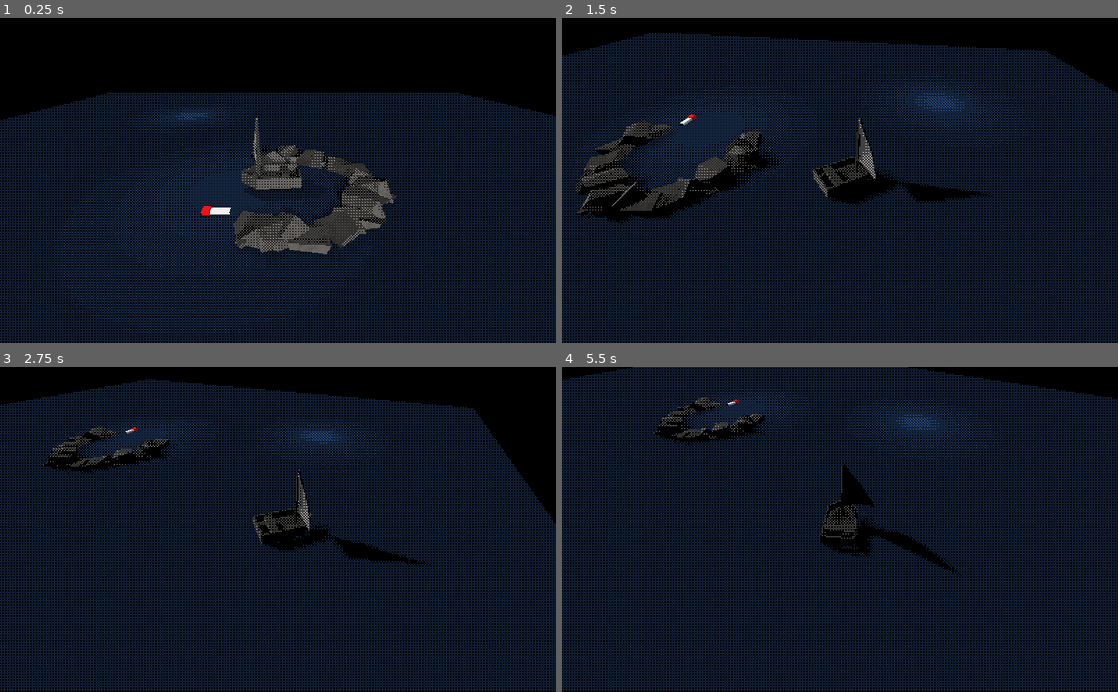
Above: before the commit, frames 1-4 (two rows, left to right).
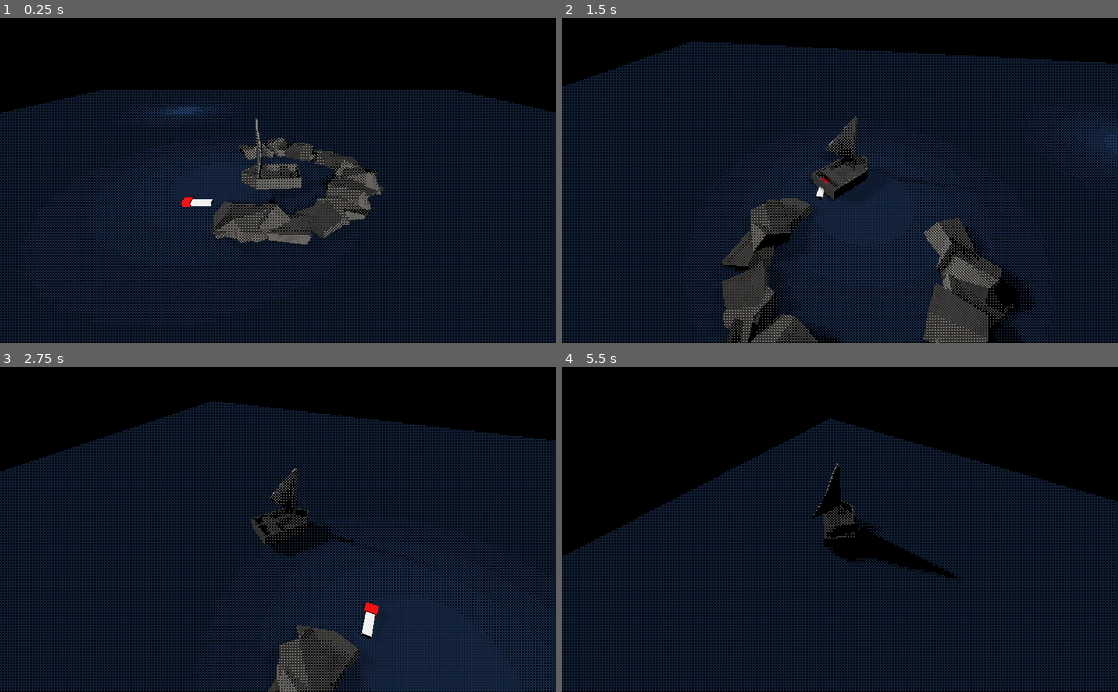
Above: after the commit, the same moments.

Repository: creikey/sailing
Game: Godot game, scene res://Main.tscn
Same seed, same stepped clock (60 frames per second), same inputs: the game is played once before the commit and once after it. The engine's default icon, where the game draws it, is replaced by a stand-in: a white triangle on a blue panel in a dark square.
Inputs (mouse positions are in pixels of both pictures, inside the frame that each line leads up to):
- Up to frame 1 (0.25 s): no input
- Up to frame 2 (1.5 s): tap Enter at 0.5 s; move the mouse to (962, 164) at 0.52 s; hold D (g_right) 0.53-1.28 s; hold Ctrl (g_pull_sail, bound only after the commit) 0.53-1.28 s; click (962, 164) at 0.67 s; move the mouse to (812, 180) at 1.27 s; hold A (g_left) from 1.28 s (still down); tap Mouse wheel up (g_zoom_in) at 1.35 s
- Up to frame 3 (2.75 s): tap Ctrl (g_pull_sail, bound only after the commit) at 1.55, 2.3 s; move the mouse to (289, 523) at 2.02 s; release A (g_left) at 2.03 s; hold D (g_right) from 2.03 s (still down); hold Mouse wheel down (g_zoom_out) from 2.03 s (still down)
- Up to frame 4 (5.5 s): move the mouse to (834, 536) at 2.77 s; release Mouse wheel down (g_zoom_out) at 2.78 s; tap Ctrl (g_pull_sail, bound only after the commit) at 2.85, 4.55, 5.3 s; click (834, 536) at 2.92 s; move the mouse to (878, 532) at 3.52 s; release D (g_right) at 3.53 s; hold Ctrl (g_pull_sail, bound only after the commit) 3.53-4.28 s; hold A (g_left) from 3.53 s (still down); move the mouse to (795, 526) at 4.27 s; tap Mouse wheel up (g_zoom_in) at 4.35 s; move the mouse to (845, 529) at 5.02 s; hold Mouse wheel down (g_zoom_out) from 5.03 s (still down); click (845, 529) at 5.17 s

The runs differ from the first frame. In frame 1, 2.9% of the frame differs, in the area x 0-100%, y 22-97%; in frame 2, 9.4%, in the area x 0-100%, y 4-100%; in frame 3, 7.5%; in frame 4, 6.2%.

Commit message:
Uncamelcase sailboat and continue WIP keel friction

Diff:
--- a/src/Main.tscn
+++ b/src/Main.tscn
@@ -3,7 +3,7 @@
 [ext_resource path="res://PlaneSteppedShading.tres" type="Material" id=1]
 [ext_resource path="res://Sailboat.tscn" type="PackedScene" id=2]
 [ext_resource path="res://CameraPivot.gd" type="Script" id=3]
-[ext_resource path="res://SailBoat.gd" type="Script" id=4]
+[ext_resource path="res://Sailboat.gd" type="Script" id=4]
 [ext_resource path="res://LanternLight.gd" type="Script" id=5]
 [ext_resource path="res://WindDirectionIndicator.gd" type="Script" id=6]
 [ext_resource path="res://Rocks.tscn" type="PackedScene" id=7]
@@ -66,7 +66,7 @@
 [node name="CameraPivot" type="Spatial" parent="."]
 transform = Transform( 1, 0, 0, 0, 0.87224, 0.489078, 0, -0.489078, 0.87224, 0, 0, 0 )
 script = ExtResource( 3 )
-look_at_path = NodePath("../SailBoat/CameraTarget")
+look_at_path = NodePath("../Sailboat/CameraTarget")
 
 [node name="Camera" type="Camera" parent="CameraPivot"]
 transform = Transform( 1, 0, 0, 0, 1, 0, 0, 0, 1, 0, 0, 20 )
@@ -147,44 +147,44 @@
 [node name="Rock4" parent="Rocks/RockGroup5" instance=ExtResource( 7 )]
 transform = Transform( -0.833498, -0.016655, 0.552271, 0.190223, -0.94709, 0.258527, 0.518744, 0.320537, 0.792566, 6.87302, -0.0241094, 0.272573 )
 
-[node name="SailBoat" type="KinematicBody" parent="."]
+[node name="Sailboat" type="KinematicBody" parent="."]
 transform = Transform( -0.997971, 0, -0.0636615, 0, 1, 0, 0.0636615, 0, -0.997971, 0, 1.09005, 0 )
 script = ExtResource( 4 )
 
-[node name="CollisionShape" type="CollisionShape" parent="SailBoat"]
+[node name="CollisionShape" type="CollisionShape" parent="Sailboat"]
 transform = Transform( 1, 0, -2.98023e-08, 0, 1, 0, 2.98023e-08, 0, 1, 0, 0, 0 )
+shape = SubResource( 4 )
+
+[node name="CollisionShape2" type="CollisionShape" parent="Sailboat"]
+transform = Transform( 1, 0, -2.98023e-08, 0, 1, 0, 2.98023e-08, 0, 1, 1.883, 0, 0 )
 shape = SubResource( 5 )
-
-[node name="CollisionShape2" type="CollisionShape" parent="SailBoat"]
-transform = Transform( 1, 0, -2.98023e-08, 0, 1, 0, 2.98023e-08, 0, 1, 1.883, 0, 0 )
-shape = SubResource( 9 )
 disabled = true
 
-[node name="CollisionShape3" type="CollisionShape" parent="SailBoat"]
+[node name="CollisionShape3" type="CollisionShape" parent="Sailboat"]
 transform = Transform( 1, 0, -2.98023e-08, 0, 1, 0, 2.98023e-08, 0, 1, 2.618, 0, 0 )
-shape = SubResource( 10 )
+shape = SubResource( 6 )
 disabled = true
 
-[node name="SailBoatMesh" parent="SailBoat" instance=ExtResource( 2 )]
+[node name="SailboatMesh" parent="Sailboat" instance=ExtResource( 2 )]
 transform = Transform( 1, 0, 0, 0, 1, 0, 0, 0, 1, 0, 0.462857, 0 )
 
-[node name="CameraTarget" type="Spatial" parent="SailBoat"]
+[node name="CameraTarget" type="Spatial" parent="Sailboat"]
 
-[node name="RudderPosition" type="Position3D" parent="SailBoat"]
+[node name="RudderPosition" type="Position3D" parent="Sailboat"]
 transform = Transform( 1, 0, 0, 0, 1, 0, 0, 0, 1, -1.9906, 0, -0.126982 )
 
-[node name="BuoyancyPoints" type="Spatial" parent="SailBoat"]
+[node name="BuoyancyPoints" type="Spatial" parent="Sailboat"]
 
 [node name="WindDirectionIndicator" type="MeshInstance" parent="."]
 transform = Transform( 1, 0, 0, 0, 1, 0, 0, 0, 1, -6.11904, 0, 3.47717 )
-mesh = SubResource( 6 )
+mesh = SubResource( 7 )
 material/0 = null
 script = ExtResource( 6 )
 
 [node name="MeshInstance" type="MeshInstance" parent="WindDirectionIndicator"]
 transform = Transform( 1, 0, 0, 0, 1, 0, 0, 0, 1, -0.767219, 0, 0 )
-material_override = SubResource( 7 )
-mesh = SubResource( 8 )
+material_override = SubResource( 8 )
+mesh = SubResource( 9 )
 material/0 = null
 
 [node name="DirectionalLight" type="DirectionalLight" parent="."]
--- a/src/SailBoatMesh.gd
+++ b/src/SailBoatMesh.gd
@@ -7,12 +7,16 @@
 var wind_influence: float = 0.5
 
 func set_sail_angle(new_sail_angle):
-	sail_angle = clamp(new_sail_angle, -PI/2.0, PI/2.0)
+#	sail_angle = clamp(new_sail_angle, -PI/2.0, PI/2.0)
+	sail_angle = new_sail_angle
 	if has_node("Mast"):
 		$Mast.rotation.y = sail_angle
 
-func get_global_sail_angle() -> float:
-	return global_transform.basis.get_euler().y + sail_angle
+func get_sail_transform() -> Transform:
+	return $Mast.global_transform
+
+#func get_global_sail_angle() -> float:
+#	return global_transform.basis.get_euler().y + sail_angle
 
 func _process(delta):
 	_t += delta
--- a/src/Sailboat.gd
+++ b/src/Sailboat.gd
@@ -4,22 +4,33 @@
 const fluid_drag: float = 5.0
 const rudder_torque: float = 10.0
 const angular_drag: float = 2.0
+const mast_drag: float = 0.5
 
 onready var rudder: Spatial = $RudderPosition
 
+var mast_angular_vel: float = 0.0
 var angular_vel: float = 0.0
 var vel := Vector3()
 
+func calc_wing_influence(x: float, offset: float) -> float:
+	return (1.0 - pow( ( (x + 0.2*offset) *5.0) , 10.0))
+
 func _ready():
-	$SailBoatMesh.sail_angle = deg2rad(90.0)
+	$SailboatMesh.sail_angle = deg2rad(-90.0)
 
 func _physics_process(delta):
 	# move sail based on sail steering
-	var sail_steering: float = Input.get_action_strength("g_sail_right") - Input.get_action_strength("g_sail_left")
-	$SailBoatMesh.sail_angle += sail_steering*delta*deg2rad(45.0)
+#	var sail_steering: float = Input.get_action_strength("g_sail_right") - Input.get_action_strength("g_sail_left")
+#	$SailboatMesh.sail_angle += sail_steering*delta*deg2rad(45.0)
 
+
+	var cur_mast_torque: float = 0.0
 	var cur_torque: float = 0.0
 	var cur_force := Vector3()
+
+	# ----------------- mast torques -----------------
+
+
 
 	# ----------------- primarily forces -----------------
 
@@ -33,41 +44,85 @@
 
 	# add underwater friction
 	if water_distance < 0.0:
-		cur_force += (-vel.normalized()) * (pow(vel.length(), 2.0)) * fluid_drag
+#		cur_force += (-vel.normalized()) * (pow(vel.length(), 2.0)) * fluid_drag
+		cur_force.y += (-sign(vel.y)) * (pow(vel.length(), 2.0)) * fluid_drag
 
-	# sailing force
-	var sail_dot_product := Vector3(-1.0, 0.0, 0.0).rotated(Vector3(0.0, 1.0, 0.0), $SailBoatMesh.get_global_sail_angle()).normalized().dot(Wind.wind_vector.normalized())
-	var wind_influence: float = 1.0 - abs(sail_dot_product)
-	cur_force -= Wind.wind_vector * wind_influence
+	# sailing forces (wing and wind pushing force)
+	var is_sail_tightened: bool = Input.is_action_pressed("g_pull_sail")
+	var sail_transform: Transform = $SailboatMesh.get_sail_transform()
+	var sail_dot_product: float = sail_transform.basis.x.dot(Wind.wind_vector.normalized())
+	var wind_pushing_influence: float = 1.0 - abs(sail_dot_product)
+	# Paste into desmos: \left\{-1\le x\le1:\left(1-\left(\left(\left|x\cdot0.7\right|-0.5\right)\cdot5.0\right)^{2}\right)\right\}
+	var wing_influence: float = max(0.0, 1.0 - pow( (abs(sail_dot_product*0.7) - 0.5)*5.0 ,2.0))
+#	if sail_dot_product > 0.0 or not is_sail_tightened:
+	if not is_sail_tightened:
+		wing_influence = 0.0
+	cur_force -= Wind.wind_vector * wind_pushing_influence * 0.25
+	cur_force += global_transform.basis.x * wing_influence * Wind.wind_vector.length() * 5.0
+
+	if is_sail_tightened and abs($SailboatMesh.sail_angle) > PI/4.0:
+		$SailboatMesh.sail_angle = lerp($SailboatMesh.sail_angle, PI/4.0 * sign($SailboatMesh.sail_angle), 10.0*delta)
+#		mast_angular_vel *= -0.5
+
+	# mast pushed by sailing force
+	cur_mast_torque += wind_pushing_influence * -sign(sail_transform.basis.z.dot(Wind.wind_vector.normalized())) * 3.0
+
+	# mast torque friction
+	cur_mast_torque += -sign(mast_angular_vel) * pow(mast_angular_vel, 2.0) * mast_drag
+
+#	if wind_pushing_influence > 0.3:
+#	print(0.5 + wind_pushing_influence * sign($SailboatMesh.get_sail_transform().basis.z.dot(Wind.wind_vector.normalized())))
+#	$SailboatMesh.wind_influence = 0.5 + wind_pushing_influence * sign($SailboatMesh.get_sail_transform().basis.z.dot(Wind.wind_vector.normalized()))
+#	if sail_dot_product > 0.0:
+#		wing_influence = calc_wing_influence(sail_dot_product, -1.0)
+#	else:
+#		wing_influence = calc_wing_influence(sail_dot_product, 1.0)
+#	wing_influence = max(wing_influence, 0.0)
+
 
 	# ----------------- primarily torque -----------------
 
 	# rudder, keel torque, and drag force (when turning it takes away speed)
+#	var horizontal_steering: float = Input.get_action_strength("g_right") - Input.get_action_strength("g_left")
+#	var keel: Vector3 = global_transform.basis.x
+#	keel = keel.rotated(Vector3(0.0, 1.0, 0.0), horizontal_steering * PI/2.0)
+#	var against_keel_factor = 1.0 - abs(keel.normalized().dot(vel.normalized()))
 	var horizontal_steering: float = Input.get_action_strength("g_right") - Input.get_action_strength("g_left")
 	var keel: Vector3 = global_transform.basis.x
 	keel = keel.rotated(Vector3(0.0, 1.0, 0.0), horizontal_steering * PI/2.0)
-	var against_keel_factor = 1.0 - abs(keel.normalized().dot(vel.normalized()))
+	cur_force += (vel.project(keel) - vel).normalized() * pow(vel.length(), 2.0)
 #	printt(vel.length(), vel.project(keel).length())
 #	vel = lerp(vel, vel.project(keel), 0.1)
-	var prev_len = vel.length()
-	vel = vel.project(keel.normalized())
-	if abs(vel.normalized().dot(keel)) > 0.9:
-		vel = vel.normalized() * prev_len
-		print(vel)
+#	var prev_len = vel.length()
+#	vel = vel.project(keel.normalized())
+#	if abs(vel.normalized().dot(keel)) > 0.9:
+#		vel = vel.normalized() * prev_len
+#		print(vel)
 #	print(vel.normalized().dot(keel))
 #	cur_force += against_keel_factor * vel.project(keel.rotated(Vector3(0.0, 1.0, 0.0), PI)).normalized() * vel.length() * 10.0
-	cur_torque -= horizontal_steering * rudder_torque
+	cur_torque -= horizontal_steering * rudder_torque * min(vel.length()/15.0, 1.0)
 #	cur_force += keel.dot(vel.normalized()) * vel.rotated(Vector3(0.0, 1.0, 0.0), PI)
 #	print(keel.dot(vel.normalized()))
 
 	# torque drag
 	cur_torque += -sign(angular_vel) * pow(angular_vel, 2.0) * fluid_drag
 
+	# integrate mast torque
+	mast_angular_vel += cur_mast_torque * delta
 	# integrate torque
 	angular_vel += cur_torque * delta
 	# integrate force
 	vel += cur_force * delta
 
 	# integrate velocities
+	$SailboatMesh.sail_angle += mast_angular_vel * delta
 	rotation.y += angular_vel * delta
 	vel = move_and_slide(vel, Vector3(0, 1, 0))
+
+	# bounce mast and clamp to -90 deg < x < 90 deg
+	if $SailboatMesh.sail_angle < -PI/2.0:
+		$SailboatMesh.sail_angle = -PI/2.0
+		mast_angular_vel *= -0.8
+	elif $SailboatMesh.sail_angle > PI/2.0:
+		$SailboatMesh.sail_angle = PI/2.0
+		mast_angular_vel *= -0.8
--- a/src/Sailboat.tscn
+++ b/src/Sailboat.tscn
@@ -3,41 +3,41 @@
 [ext_resource path="res://Sailboat.glb" type="PackedScene" id=1]
 [ext_resource path="res://SteppedShading.shader" type="Shader" id=2]
 [ext_resource path="res://brown_planks_05_diff_1k.jpg" type="Texture" id=3]
-[ext_resource path="res://SailBoatMesh.gd" type="Script" id=4]
+[ext_resource path="res://SailboatMesh.gd" type="Script" id=4]
 [ext_resource path="res://SailSteppdShading.shader" type="Shader" id=5]
 
-[sub_resource type="OpenSimplexNoise" id=4]
+[sub_resource type="OpenSimplexNoise" id=1]
 period = 6.9
 
-[sub_resource type="ShaderMaterial" id=1]
+[sub_resource type="ShaderMaterial" id=2]
 shader = ExtResource( 2 )
 shader_param/albedo = Color( 1, 1, 1, 1 )
 shader_param/use_texture = true
 shader_param/period = 0.145
 shader_param/tex = ExtResource( 3 )
 
-[sub_resource type="ShaderMaterial" id=2]
+[sub_resource type="ShaderMaterial" id=3]
 shader = ExtResource( 2 )
 shader_param/albedo = Color( 0.611765, 0.611765, 0.611765, 1 )
 shader_param/use_texture = false
 shader_param/period = 0.145
 
-[sub_resource type="ShaderMaterial" id=3]
+[sub_resource type="ShaderMaterial" id=4]
 shader = ExtResource( 5 )
 shader_param/albedo = Color( 1, 1, 1, 1 )
 shader_param/use_texture = false
 shader_param/period = 0.145
 
-[node name="SailBoatMesh" instance=ExtResource( 1 )]
+[node name="SailboatMesh" instance=ExtResource( 1 )]
 script = ExtResource( 4 )
-_wind_noise = SubResource( 4 )
+_wind_noise = SubResource( 1 )
 
 [node name="Hull" parent="." index="0"]
-material/0 = SubResource( 1 )
+material/0 = SubResource( 2 )
 
 [node name="Mast" parent="." index="1"]
-material_override = SubResource( 2 )
+material_override = SubResource( 3 )
 
 [node name="Sail" parent="Mast" index="0"]
-material_override = SubResource( 3 )
+material_override = SubResource( 4 )
 "blend_shapes/Key 1" = -1.0
--- a/src/project.godot
+++ b/src/project.godot
@@ -58,6 +58,12 @@
 "events": [ Object(InputEventMouseButton,"resource_local_to_scene":false,"resource_name":"","device":0,"alt":false,"shi …(212 unchanged characters)…
  ]
 }
+g_pull_sail={
+"deadzone": 0.5,
+"events": [ Object(InputEventKey,"resource_local_to_scene":false,"resource_name":"","device":0,"alt":false,"shift":false,"control":false,"meta":false,"command":false,"pressed":false,"scancode":16777238,"unicode":0,"echo":false,"script":null)
+, Object(InputEventKey,"resource_local_to_scene":false,"resource_name":"","device":0,"alt":false,"shift":false,"control":false,"meta":false,"command":false,"pressed":false,"scancode":32,"unicode":0,"echo":false,"script":null)
+ ]
+}
 
 [physics]
 
Not shown: 1 places in src/Main.tscn that only renumber resources
